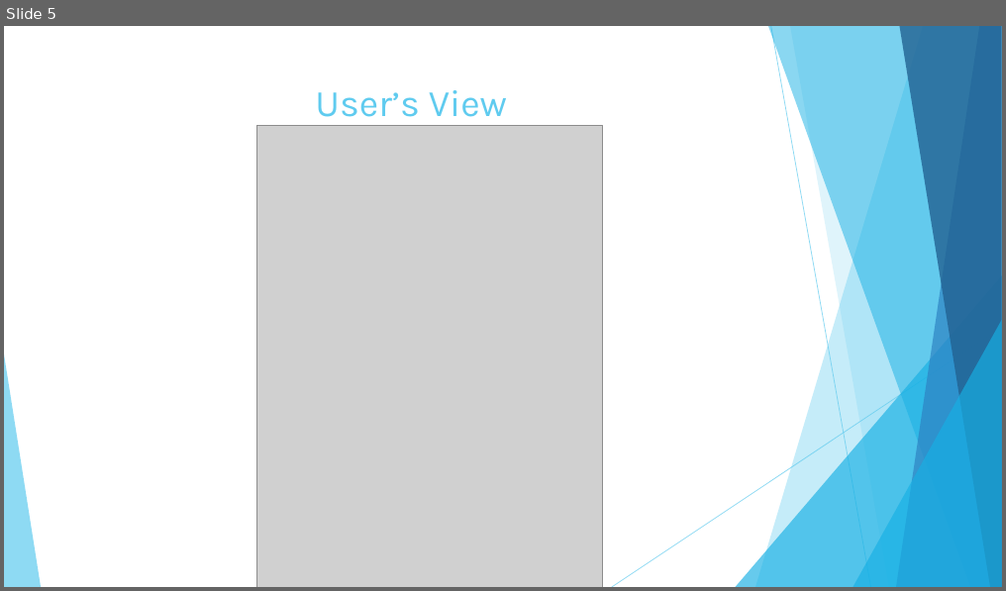
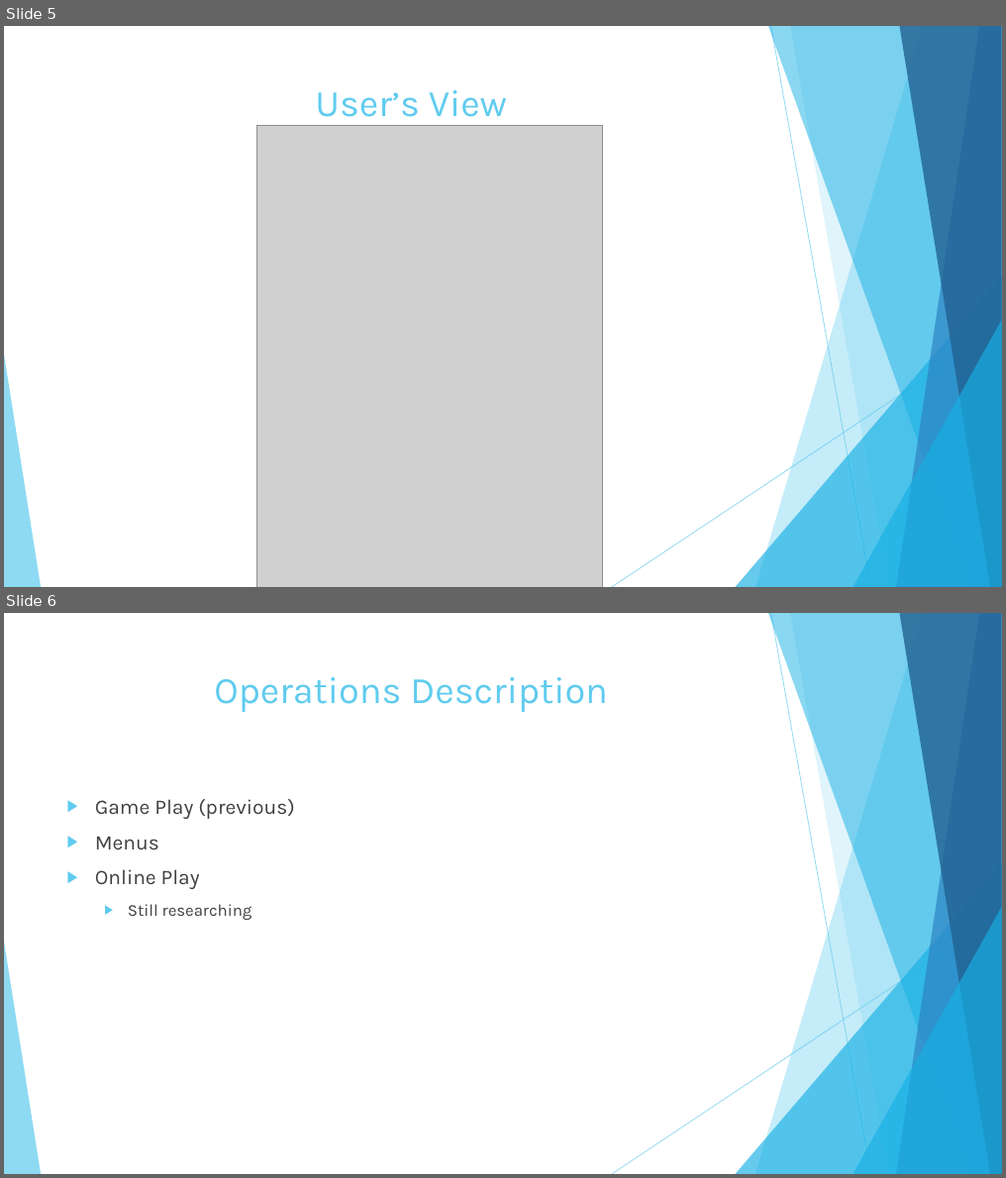
Before and after one commit to TonyMenji/FlickStick, a slide deck: Project-Proposal/Section 3.0/Flick Stick Presentation.pptx. Shown one above the other, each under a label of ours: slide 5 before the commit, slides 5 and 6 after it. The pictures are 1006x591 and 1006x1178 pixels, drawn with LibreOffice and Linux fonts; fonts in the diff are those of the drawing; grey boxes stand for pictures. Boxes give left, top, right and bottom in pixels: in the first picture for what was removed or moved away, otherwise in the second. Text is boxed around its words. In the diff, an @@ line names an element or a change of style, - is before the commit and + after.

```diff
--- a/Project-Proposal/Section 3.0/Flick Stick Presentation.pptx
+++ b/Project-Proposal/Section 3.0/Flick Stick Presentation.pptx
@@ slide 6 added at (4, 613, 1002, 1174), background #FFFFFF; not listed: 10 template elements that a slide beside it also shows @@
@@ title added at (214, 677, 608, 712), 36 pt, text #5FCBEF @@
+Operations Description
@@ text added at (95, 799, 295, 920), 20 pt, text #404040 @@
+▶ Game Play (previous)
+▶ Menus
+▶ Online Play
+  ▶ Still researching
```
Also in this commit, not shown: 7 other slides added, 5 slides removed.
